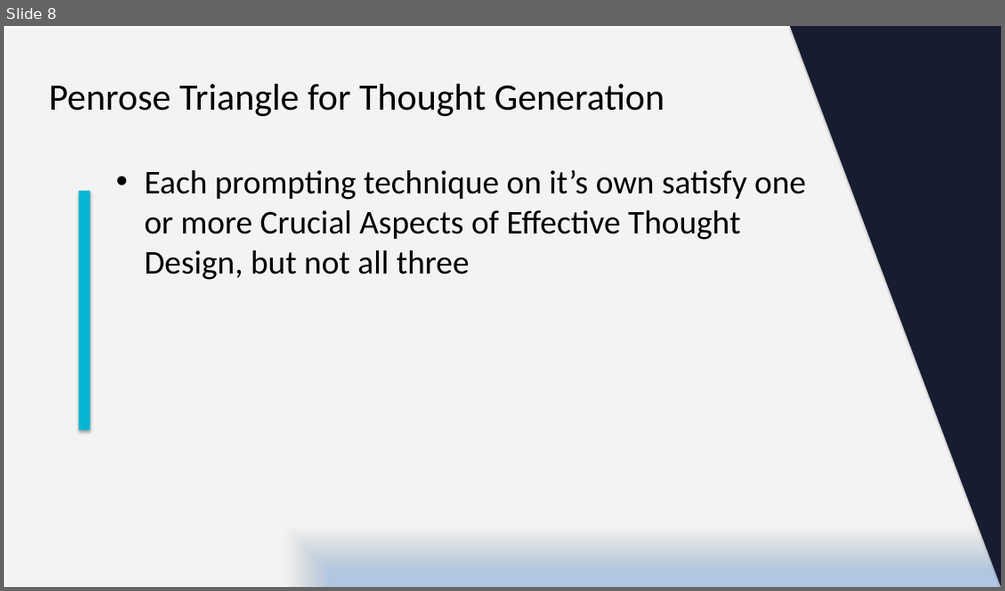
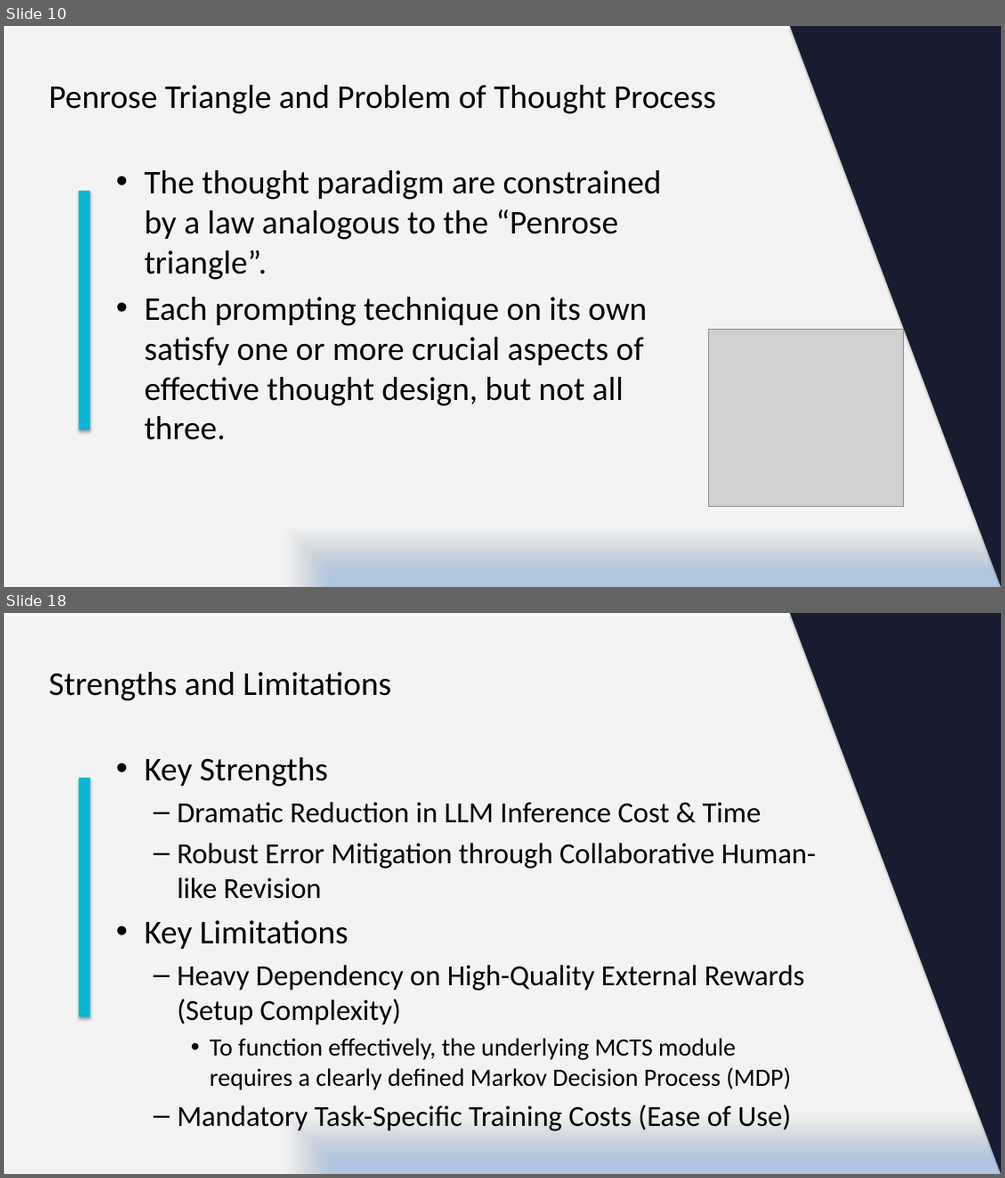
Before and after one commit to kafeiaulait-gif/HI-634-Assignment_2, a slide deck: slide_deck/Everything_of_Thoughts_Dynamic_Final.pptx. Shown one above the other, each under a label of ours: slide 8 before the commit, slides 10 and 18 after it; the slides between them are not shown. The pictures are 1005x591 and 1005x1178 pixels, drawn with LibreOffice and Linux fonts; fonts in the diff are those of the drawing; grey boxes stand for pictures. Boxes give left, top, right and bottom in pixels: in the first picture for what was removed or moved away, otherwise in the second. Text is boxed around its words. In the diff, an @@ line names an element or a change of style, - is before the commit and + after.

```diff
--- a/slide_deck/Everything_of_Thoughts_Dynamic_Final.pptx
+++ b/slide_deck/Everything_of_Thoughts_Dynamic_Final.pptx
@@ slide 18 added at box(4, 613, 1001, 1174), background #FFFFFF @@
@@ rectangle added at box(4, 613, 1001, 1174), fill gradient #F6F9FC to #C3D69B to #B0C6E1 to #FFFFFF @@
@@ right triangle added at box(790, 613, 1001, 1174), fill #171C30 @@
@@ title added at box(48, 672, 391, 701), 32 pt, text #000000 @@
+Strengths and Limitations
@@ text added at box(145, 757, 816, 1131), 28 pt, text #000000 @@
+• Key Strengths
+  – Dramatic Reduction in LLM Inference Cost & Time
+  – Robust Error Mitigation through Collaborative Human-like Revision
+• Key Limitations
+  – Heavy Dependency on High-Quality External Rewards (Setup Complexity)
+    • To function effectively, the underlying MCTS module requires a clearly defined Markov Decision Process (MDP)
+  – Mandatory Task-Specific Training Costs (Ease of Use)
@@ rectangle added at box(79, 778, 90, 1017), fill #06B6D4 @@
@@ what was slide 8 is now slide 10 @@
@@ slide 10 changed as well @@
@@ title at box(48, 85, 716, 114): text changed; size 36 to 32 pt @@
-Penrose Triangle for Thought Generation
+Penrose Triangle and Problem of Thought Process
@@ text at box(145, 170, 662, 440): text changed @@
-• Each prompting technique on it’s own satisfy one or more Crucial Aspects of Effective Thought Design, but not all three
+• The thought paradigm are constrained by a law analogous to the “Penrose triangle”.
+• Each prompting technique on its own satisfy one or more crucial aspects of effective thought design, but not all three.
@@ picture added at box(709, 329, 904, 506) @@
```
Also in this commit, not shown: 5 other slides changed, 13 other slides added, 1 slide removed, 10 other files.
